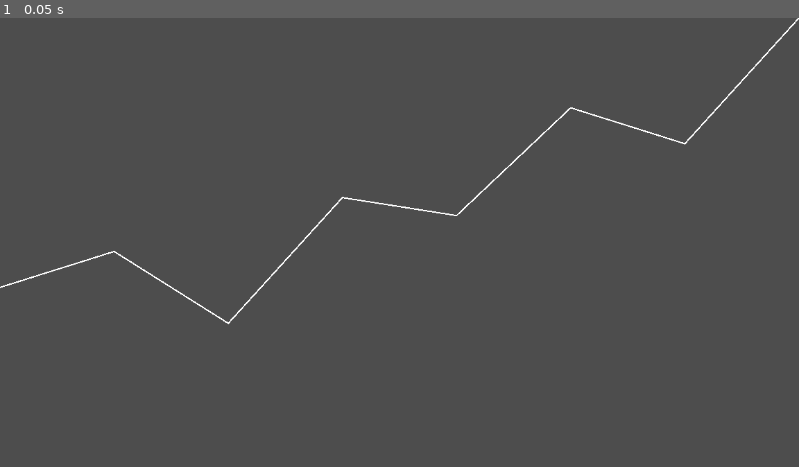
Above: before the commit, frame 1.
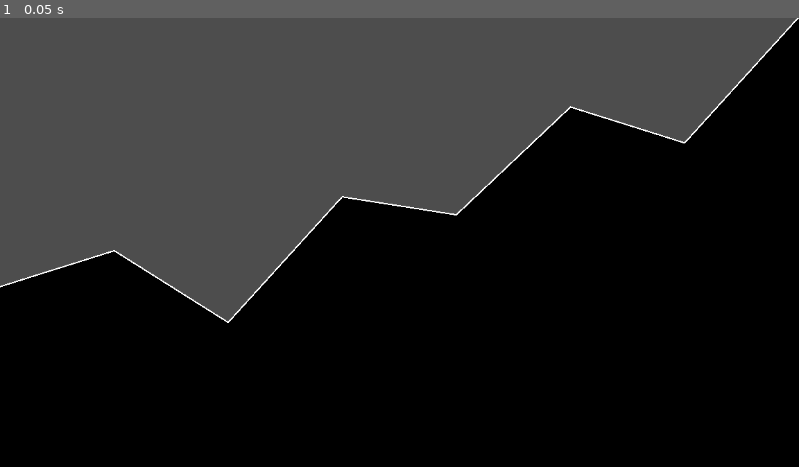
Above: after the commit, the same moment.

Repository: Carth501/math-balance
Game: Godot game, scene res://chartr/example/chartr_example.tscn
Two runs of this game, one before a commit and one after it. Both use one fixed random seed, a clock stepped at 60 frames per second and the inputs below. The project has no main scene, so this scene is started directly.
Inputs:
- Up to frame 1 (0.05 s): no input

The runs differ from the first frame. In frame 1, 60% of the frame differs, in the area x 0-100%, y 0-100%.

Commit message:
Reorganize logic for resizing and simplicity

Diff:
--- a/chartr/example/chartr_example.tscn
+++ b/chartr/example/chartr_example.tscn
@@ -15,3 +15,5 @@
 
 [node name="Chartr" parent="." instance=ExtResource("2_mtegc")]
 layout_mode = 1
+
+[connection signal="resized" from="Chartr" to="Chartr" method="_resized"]
--- a/chartr/scripts/chartr.gd
+++ b/chartr/scripts/chartr.gd
@@ -15,9 +15,12 @@
 	if x_values.size() != y_values.size():
 		push_warning("data size mismatch: x_values size %d, y_values size %d" % [x_values.size(), y_values.size()]);
 		return ;
-	var raw_points: PackedVector2Array = generate_point_array(x_values, y_values);
+	if x_values.size() < 2:
+		push_warning("Not enough points to plot.");
+		return ;
+	points = generate_point_array(x_values, y_values);
 
-	queue_plot(raw_points);
+	draw_queued = true;
 
 ## calculates the relative positions the points will be placed at, from 0 to 1.
 func generate_point_array(x_values: Array, y_values: Array) -> PackedVector2Array:
@@ -30,28 +33,25 @@
 				(x_values[i] - x_max_and_min["min"]) / x_max_and_min["max"],
 				(y_values[i] - y_max_and_min["min"]) / y_max_and_min["max"]
 				));
-	print("Raw points generated: %s" % raw_points);
 	return raw_points;
 
-func queue_plot(new_points: PackedVector2Array) -> void:
-	if new_points.size() < 2:
-		push_warning("Not enough points to plot.");
-		return ;
-	for point in new_points:
-		points.append(
+func _draw() -> void:
+	var scaled_points: PackedVector2Array = [];
+	for point in points:
+		scaled_points.append(
 			Vector2(
 				point.x * size.x,
 				size.y - (point.y * size.y)
 			)
 		);
-	print("Points queued for drawing: %s" % points);
-	draw_queued = true;
-
-func _draw() -> void:
 	if draw_queued:
-		print("Drawing chart with %d points." % points.size());
-		draw_polyline(points, Color.WHITE, 2);
+		draw_polyline(scaled_points, Color.WHITE, 4);
 		draw_queued = false;
+		if settings.shading:
+			var shading_points: PackedVector2Array = scaled_points.duplicate();
+			shading_points.append(Vector2(scaled_points[scaled_points.size() - 1].x, size.y));
+			shading_points.append(Vector2(scaled_points[0].x, size.y));
+			draw_colored_polygon(shading_points, settings.shading_color, [], null);
 
 func get_max_and_min(values: Array) -> Dictionary:
 	var max_value: float = - INF;
@@ -67,3 +67,6 @@
 		"max": max_value,
 		"min": min_value,
 	};
+
+func _resized() -> void:
+	draw_queued = true;
--- a/chartr/scripts/chartr_settings.gd
+++ b/chartr/scripts/chartr_settings.gd
@@ -1,3 +1,5 @@
 class_name ChartrSettings extends RefCounted
 
 var zero_origin: bool = true;
+var shading: bool = true;
+var shading_color: Color = Color(0, 0, 0, 1);
